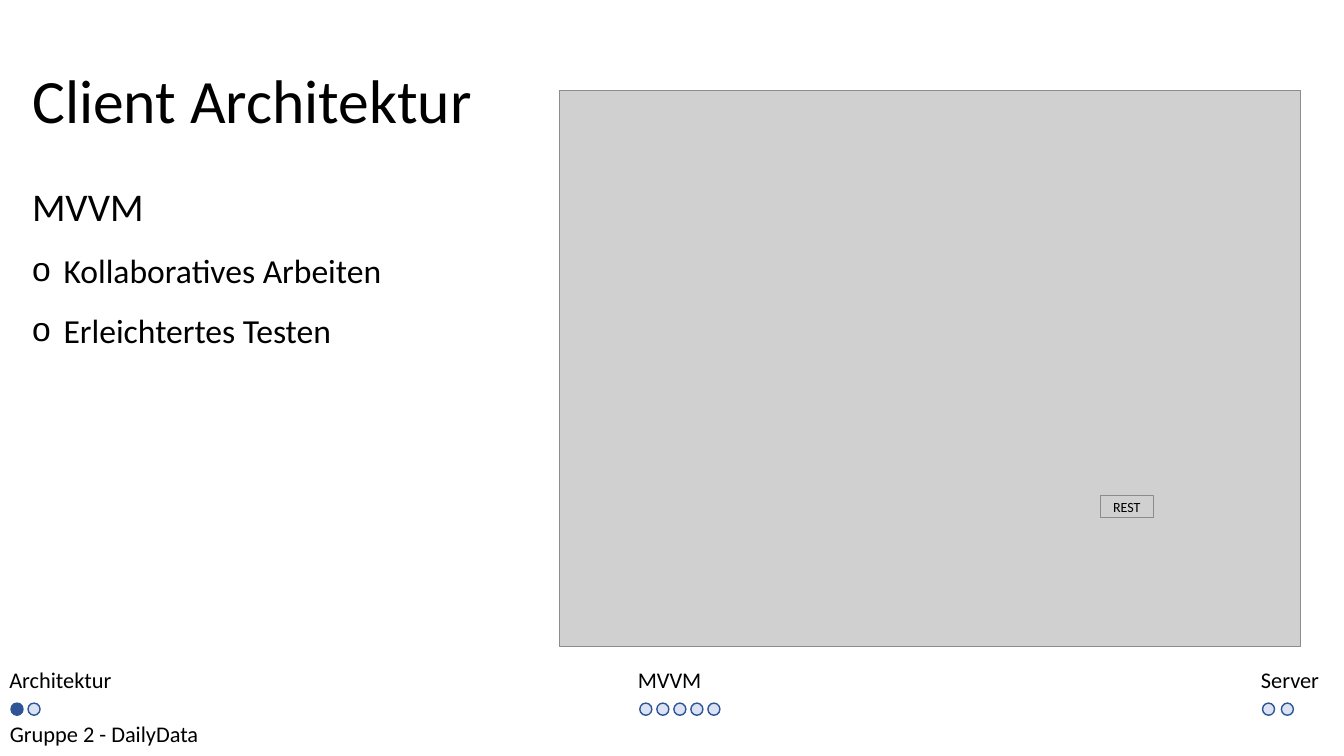
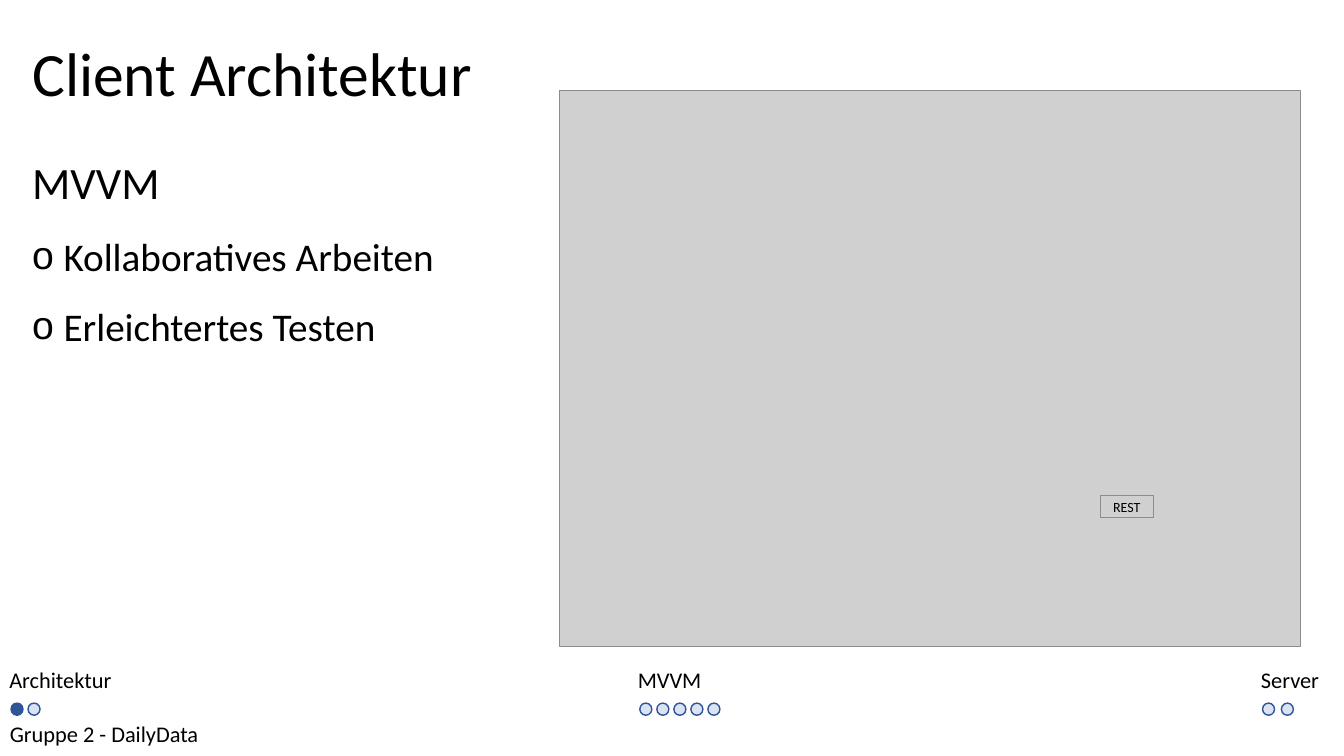
Before and after one commit to kittyahy/PSEAppGruppe2, a slide deck: slide 2 of Praesentationen/02-Entwurfsphase/Entwurf Präsentation.pptx. Drawn at 1344x756 pixels with LibreOffice and Linux fonts; fonts in the diff are those of the drawing; grey boxes stand for pictures. Boxes give left, top, right and bottom in pixels: in the first picture for what was removed or moved away, otherwise in the second. Text is boxed around its words. In the diff, an @@ line names an element or a change of style, - is before the commit and + after.

```diff
--- a/Praesentationen/02-Entwurfsphase/Entwurf Präsentation.pptx
+++ b/Praesentationen/02-Entwurfsphase/Entwurf Präsentation.pptx
@@ title "Client Architektur": place and size @@
-title "Client Architektur" at box(32, 80, 471, 124)
+title "Client Architektur" at box(32, 53, 471, 97)
@@ text "MVVM": place and size @@
-text "MVVM" at box(32, 196, 381, 344)
+text "MVVM" at box(32, 170, 434, 342)
@@ text "MVVM" at box(32, 170, 434, 342): size 28 to 32 pt in "MVVM"; size 24 to 28 pt @@
```
Also in this commit, not shown: 10 other slides changed.
